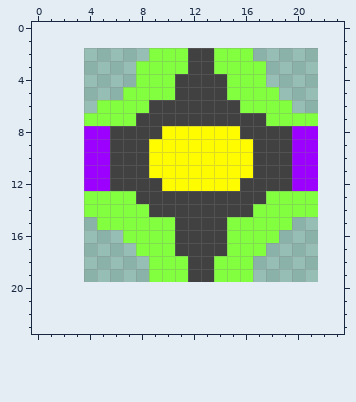
A pixel-art sprite gets an edit: monitor2.png. Above is the file before it was changed.
The file is 18x18 pixels. The old version is drawn lined up with the new one, on the new canvas.
And afterwards:
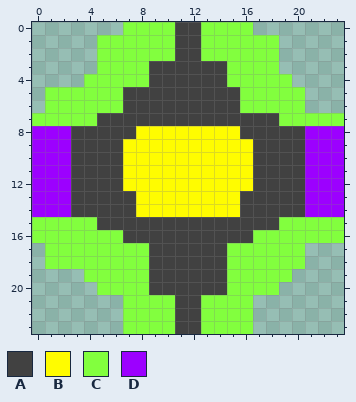
Palette (. is transparent): A #414141  B #fffc00  C #82ff3e  D #9c00ff
Diff:
canvas 18x18 -> 24x24, the old top-left corner now at 4,2
y 0: x 7..16 .......... -> CCCCAACCCC
y 1: x 5..18 .............. -> CCCCCCAACCCCCC
y 2: x 5..8 .... -> CCCC; x 11 C -> A; x 13 A -> C; x 17..18 .. -> CC
y 3: x 5..7 ... -> CCC; x 9..11 CCC -> AAA; x 14 C -> A; x 18 . -> C
y 4: x 4..7 .... -> CCCC; x 9..10 CC -> AA; x 18..19 .. -> CC
y 5: x 1..10 ......CCCC -> CCCCCCAAAA; x 15 C -> A; x 19..20 .. -> CC
y 6: x 1..4 .... -> CCCC; x 7..8 CC -> AA; x 20 . -> C
y 7: x 0..3 .... -> CCCC; x 5..7 CCC -> AAA; x 18 C -> A; x 22..23 .. -> CC
y 8: x 0..5 ....DD -> DDDAAA; x 8..9 AA -> BB; x 20 D -> A; x 22..23 .. -> DD
y 9..11: x 0..5 ....DD -> DDDAAA; x 7..8 AA -> BB; x 20 D -> A; x 22..23 .. -> DD
y 12: x 0..5 ....DD -> DDDAAA; x 7..9 AAA -> BBB; x 16 A -> B; x 20 D -> A; x 22..23 .. -> DD
y 13: x 0..15 ....CCCCAAAAAAAA -> DDDAAAAABBBBBBBB; x 18..23 CCCC.. -> AAADDD
y 14: x 0..15 ....CCCCCAAAAAAA -> DDDAAAAABBBBBBBB; x 17..23 CCCCC.. -> AAAADDD
y 15: x 0..10 .....CCCCCC -> CCCCCAAAAAA; x 15..18 CCCC -> AAAA; x 20..23 .... -> CCCC
y 16: x 0..10 .......CCCC -> CCCCCCCAAAA; x 15..16 CC -> AA; x 19..23 ..... -> CCCCC
y 17: x 1..7 ....... -> CCCCCCC; x 9..10 CC -> AA; x 18..20 ... -> CCC
y 18: x 1..11 ........CCC -> CCCCCCCCAAA; x 14 C -> A; x 17..20 .... -> CCCC
y 19: x 4..11 .....CCC -> CCCCCAAA; x 14 C -> A; x 17..19 ... -> CCC
y 20: x 5..18 .............. -> CCCCAAAAAACCCC
y 21..23: x 7..16 .......... -> CCCCAACCCC
Pixel boxes of the changes (left, top, right, bottom) in both pictures:
changed: (32, 22, 344, 334)
